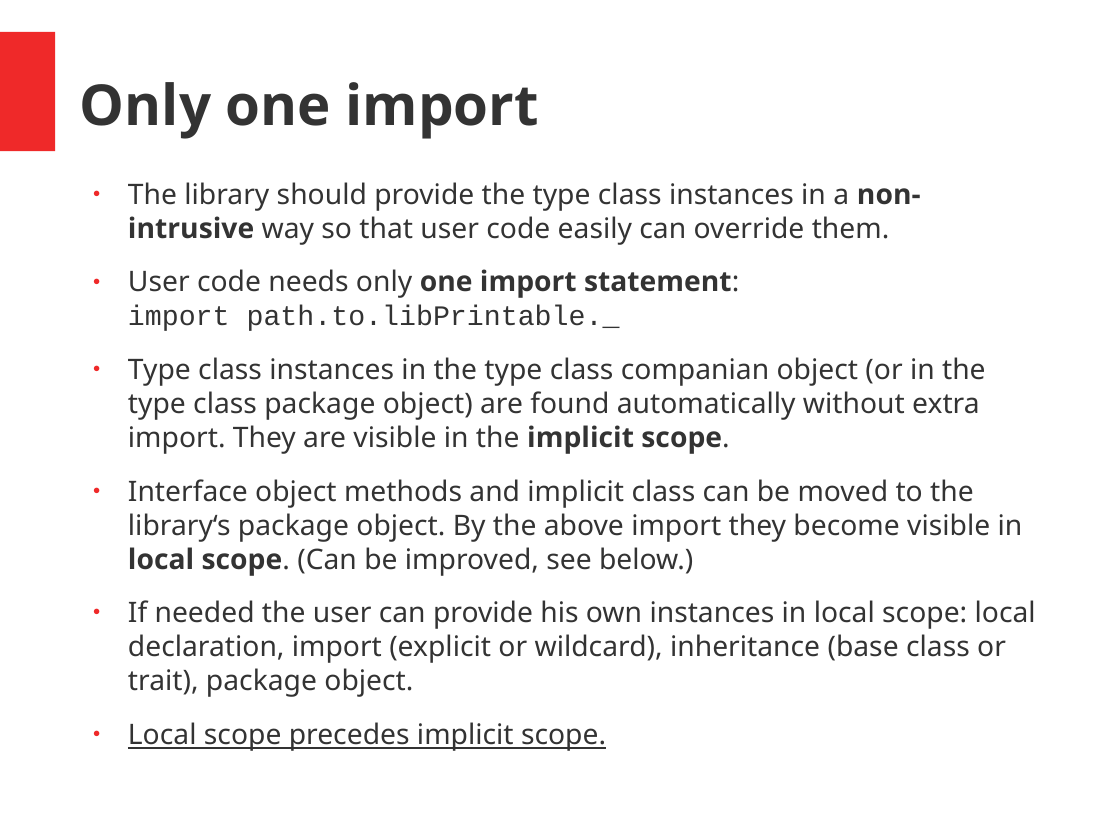
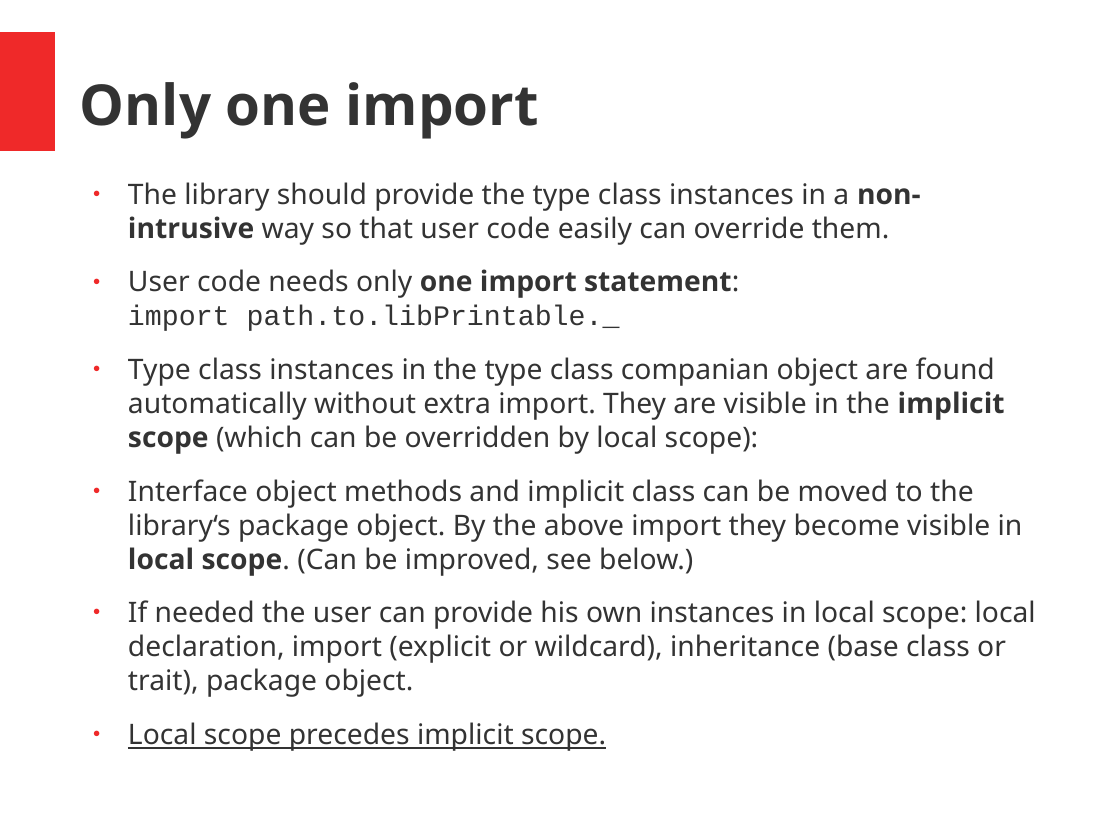
Before and after one commit to hermannhueck/typeclasses, a slide deck: slide 27 of Slides/TypeClasses.pptx (slide 26 before the commit). Drawn at 1120x840 pixels with LibreOffice and Linux fonts; fonts in the diff are those of the drawing. Boxes give left, top, right and bottom in pixels: in the first picture for what was removed or moved away, otherwise in the second. Text is boxed around its words. In the diff, an @@ line names an element or a change of style, - is before the commit and + after.

```diff
--- a/Slides/TypeClasses.pptx
+++ b/Slides/TypeClasses.pptx
@@ text at (x1=128, y1=182, x2=1036, y2=751): indent changed @@
@@ text at (x1=128, y1=357, x2=1005, y2=454): text changed @@
-● Type class instances in the type class companian object (or in the type class package object) are found automatically without extra import. They are visible in the implicit scope.
+● Type class instances in the type class companian object are found automatically without extra import. They are visible in the implicit scope (which can be overridden by local scope):
```
Also in this commit, not shown: 34 other slides changed, 1 slide added, 1 other file.
